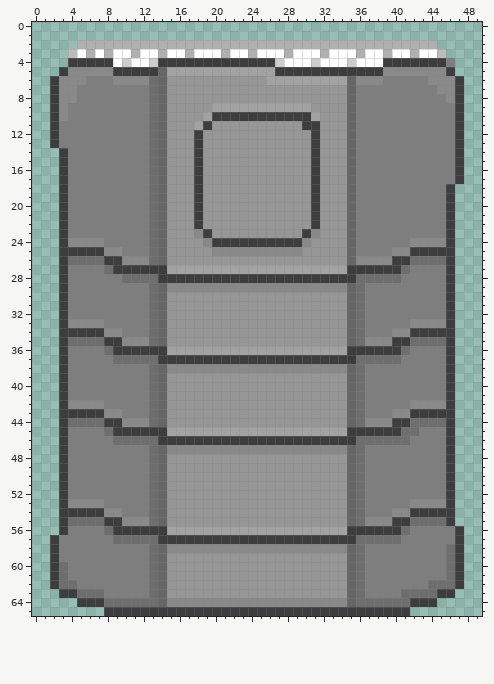
Sprite sheet -- Aseprite/Books/Sprite-0001.png. This is how it looked before the edit.
The file is 50x66 pixels. Colours within 5 levels of each other are drawn and written as one.
Once edited:
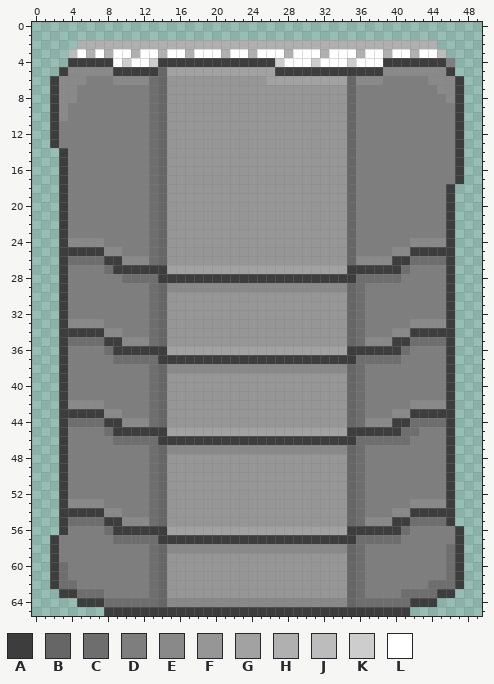
Palette (. is transparent): A #3d3d3d  B #666666  C #6e6e6e  D #7e7e7e  E #898989  F #969696  G #a2a2a2  H #b0b0b0  J #bcbcbc  K #cdcdcd  L #ffffff
Diff:
@@ x 16..33 @@
  8 FFFFFFFFFFFFFFFFFF
- 9 FFFFGGGGGGGGGGGFFF
-10 FFFGAAAAAAAAAAAGFF
-11 FFGAFFFFFFFFFFAAFF
-12 FFAFFFFFFFFFFFFAFF
-13 FFAFFFFFFFFFFFFAFF
-14 FFAFFFFFFFFFFFFAFF
-15 FFAFFFFFFFFFFFFAFF
-16 FFAFFFFFFFFFFFFAFF
-17 FFAFFFFFFFFFFFFAFF
-18 FFAFFFFFFFFFFFFAFF
-19 FFAFFFFFFFFFFFFAFF
-20 FFAFFFFFFFFFFFFAFF
-21 FFAFFFFFFFFFFFFAFF
-22 FFAFFFFFFFFFFFFAFF
-23 FFEAFFFFFFFFFFAEFF
-24 FFFEAAAAAAAAAAEFFF
-25 FFFFEEEEEEEEEEFFFF
+ 9 FFFFFFFFFFFFFFFFFF
+10 FFFFFFFFFFFFFFFFFF
+11 FFFFFFFFFFFFFFFFFF
+12 FFFFFFFFFFFFFFFFFF
+13 FFFFFFFFFFFFFFFFFF
+14 FFFFFFFFFFFFFFFFFF
+15 FFFFFFFFFFFFFFFFFF
+16 FFFFFFFFFFFFFFFFFF
+17 FFFFFFFFFFFFFFFFFF
+18 FFFFFFFFFFFFFFFFFF
+19 FFFFFFFFFFFFFFFFFF
+20 FFFFFFFFFFFFFFFFFF
+21 FFFFFFFFFFFFFFFFFF
+22 FFFFFFFFFFFFFFFFFF
+23 FFFFFFFFFFFFFFFFFF
+24 FFFFFFFFFFFFFFFFFF
+25 FFFFFFFFFFFFFFFFFF
 26 FFFFFFFFFFFFFFFFFF
Boxes around the changes in both pictures, in picture pixels (x1, y1, x2, y2):
changed: (194, 103, 320, 256)
